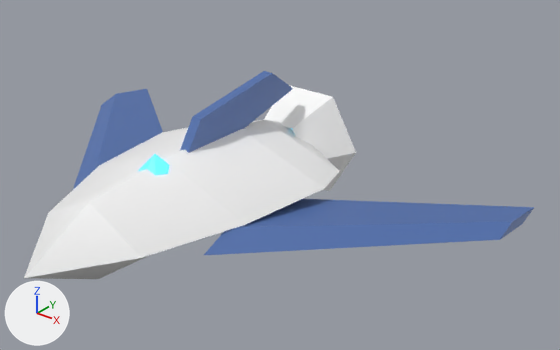
Renders of the glTF model assets/ship.glb from each side of a commit.
Before and after are seen from a 50 mm lens placed at (2.21, -2.09, 1.59), pointed at (0.3, 0.29, 0.11). Lighting does not change. The marker at lower left points along +X, +Y and +Z. The older version comes first. Vertices at exactly the same position are counted once.

The first picture shows 'VR_Ship_Fin', 'VR_Ship_Hull', 'VR_Ship_Nozzle', 'VR_Ship_Wings' and 1 more.
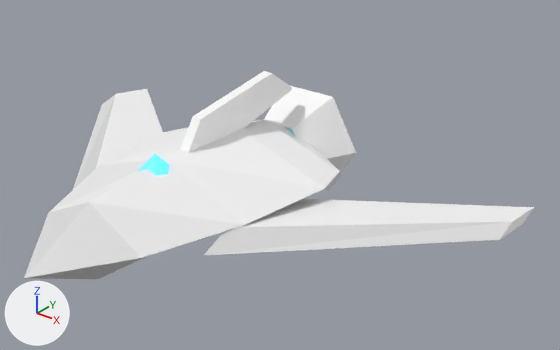
The change, as a list of edits to the scene's bpy script:
```text
Change mat_vr_ship_wing:
    mat_vr_ship_wing.base_color: (0.08, 0.16, 0.42) -> (1.0, 1.0, 1.0)  # blue #506fad -> white #ffffff
Add mat_vr_ship_wing_001:
    mat_vr_ship_wing_001 = bpy.data.materials.new('VR_Ship_Wing.001')
    mat_vr_ship_wing_001.use_nodes = True; mat_vr_ship_wing_001.node_tree.nodes.clear()
    _N = mat_vr_ship_wing_001.node_tree.nodes; _L = mat_vr_ship_wing_001.node_tree.links
    n0 = _N.new('ShaderNodeBsdfPrincipled'); n0.name = 'Principled BSDF'
    n1 = _N.new('ShaderNodeOutputMaterial'); n1.name = 'Material Output'
    n2 = _N.new('ShaderNodeVertexColor'); n2.name = 'Color Attribute'
    _L.new(n0.outputs[0], n1.inputs[0])  # 'BSDF' to 'Surface'
    _L.new(n2.outputs[0], n0.inputs[0])  # 'Color' to 'Base Color'
Change me_vr_ship_hull_001:
    where me_vr_ship_hull_001.from_pydata(...)  # 22 vertices, 40 faces; spans x -0.5..0.5, y -0.82..0.7, z -0.22..0.24
    used by ob_vr_ship_hull; location = (0.0, 0.0, 0.0)
    me_vr_ship_hull_001 part 1: 20 faces centred in x -0.31..0.31, y -0.61..0.7, z 0.06..0.19 are repainted in the vertex colours; the middle colour goes from white #efefef to white #ffffff
Change me_vr_ship_wings_001:
    where me_vr_ship_wings_001.from_pydata(...)  # 16 vertices, 24 faces; spans x -1.22..1.22, y -0.3..0.9, z -0.06..0.08
    used by ob_vr_ship_wings; location = (0.0, 0.0, 0.0)
    remove me_vr_ship_wings_001.materials.append(mat_vr_ship_wing)  # blue #506fad
    me_vr_ship_wings_001 part 2: vertex colours changed
    add me_vr_ship_wings_001.materials.append(mat_vr_ship_wing_001)
```

Boxes (x1, y1, x2, y2) around the edits, measured in the pictures (560 x 350 px):
'VR_Ship_Wings', recoloured (blue to white)
    both: (73, 89, 534, 255)
'VR_Ship_Fin', recoloured (blue to white)
    both: (180, 71, 293, 153)
part 1 of me_vr_ship_hull_001, edited (looks the same)
    both: (24, 120, 339, 278)
